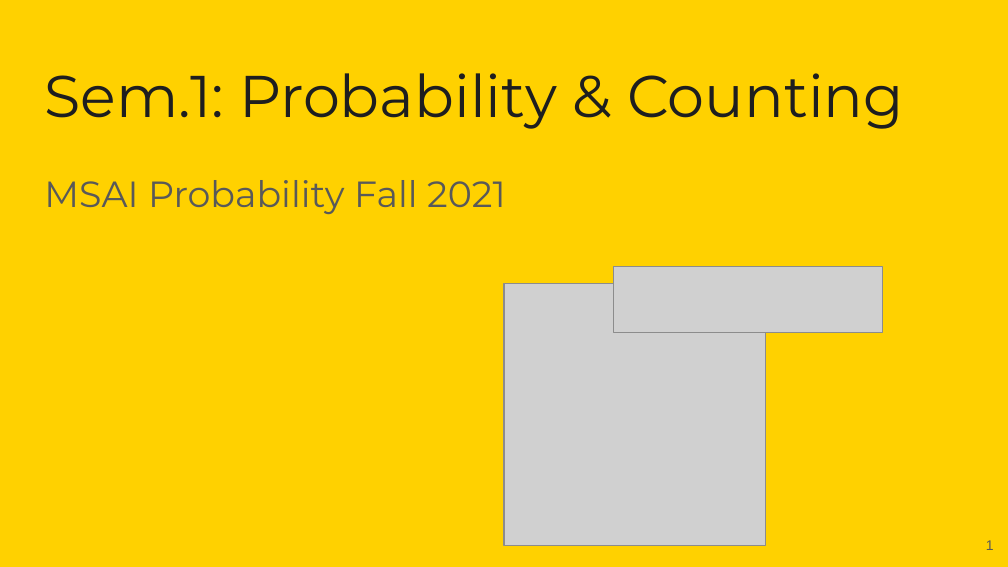
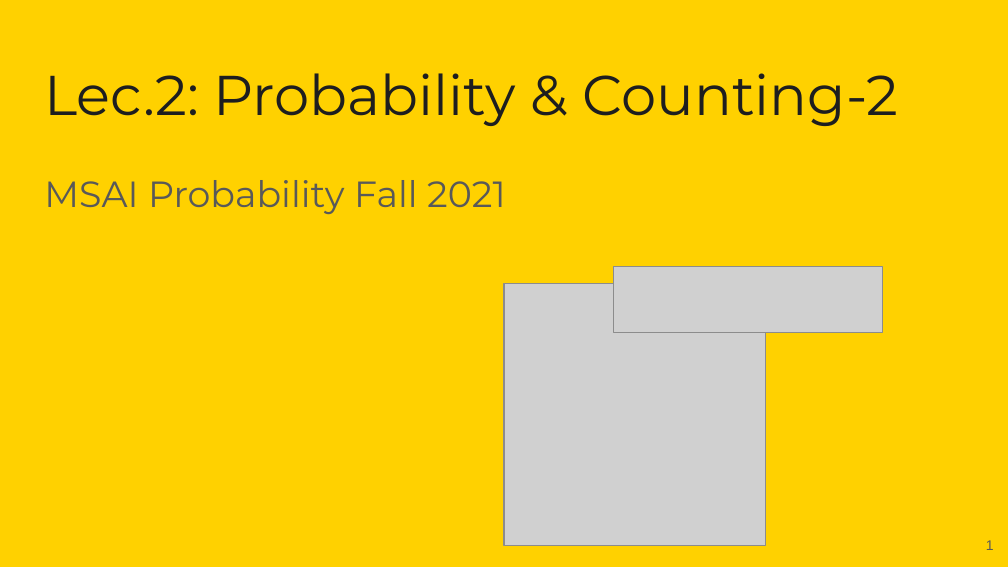
Before and after one commit to girafe-ai/msai-probability, a slide deck: slide 1 of Lecture_Slides/recordings_thumbnail.pptx. Drawn at 1008x567 pixels with LibreOffice and Linux fonts; fonts in the diff are those of the drawing; grey boxes stand for pictures; background and template pictures are left out. Boxes give left, top, right and bottom in pixels: in the first picture for what was removed or moved away, otherwise in the second. Text is boxed around its words. In the diff, an @@ line names an element or a change of style, - is before the commit and + after.

```diff
--- a/Lecture_Slides/recordings_thumbnail.pptx
+++ b/Lecture_Slides/recordings_thumbnail.pptx
@@ title at [44, 73, 899, 126]: text changed; size 42 to 40 pt @@
-Sem.1: Probability & Counting
+Lec.2: Probability & Counting-2
```
